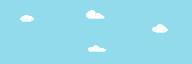
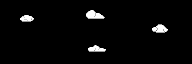
Layers edited between the first and the second 192x64 image:
renamed "cloud3" to "cloud-3", painted on it over [152, 24, 168, 33]
renamed "cloud2" to "cloud-2", painted on it over [88, 45, 106, 52]
renamed "cloud1" to "cloud-1", painted on it over [20, 15, 34, 22]
added layer "Layer 1" above "level-background-tile" over [0, 0, 192, 64]
